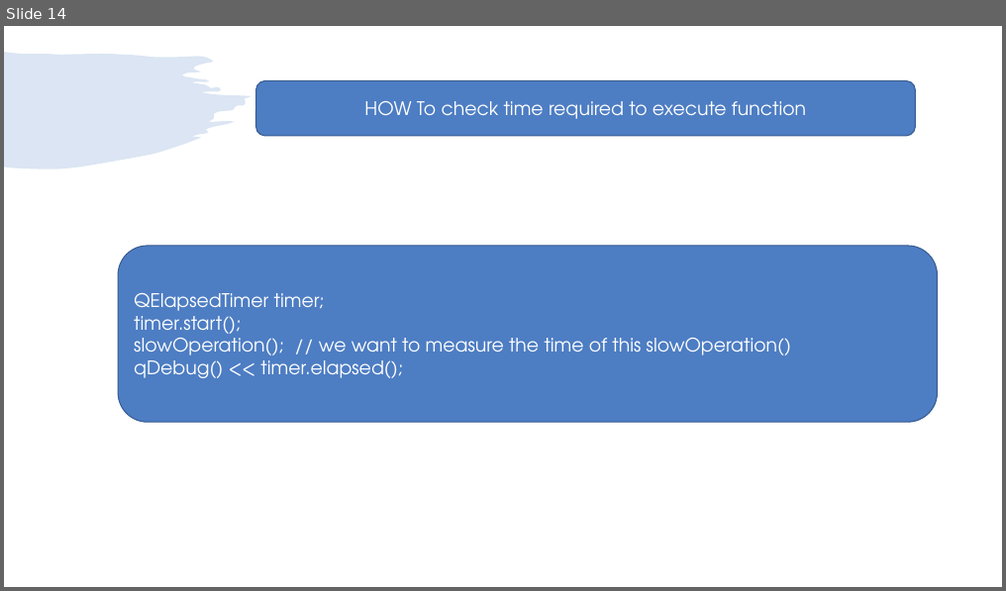
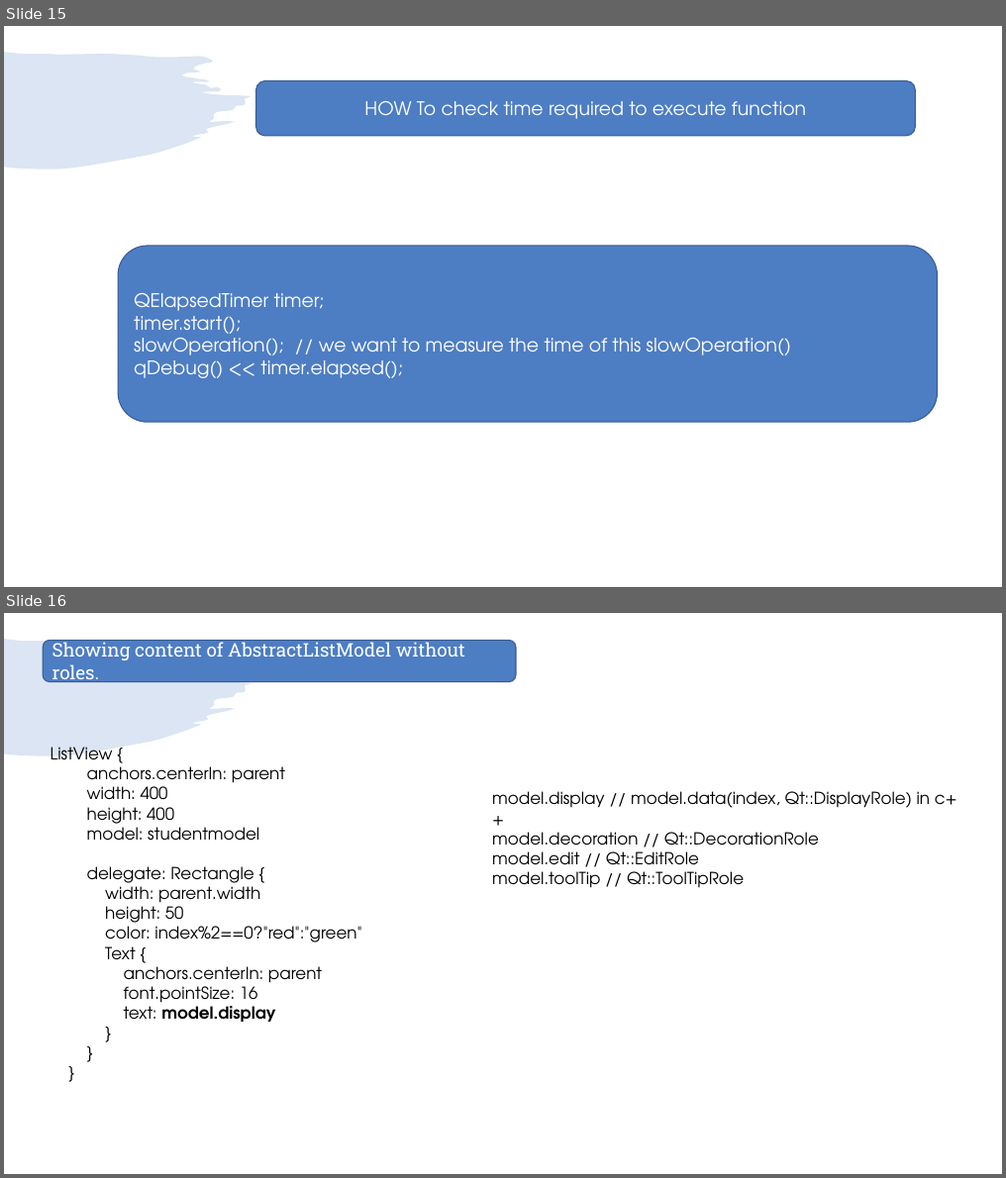
Before and after one commit to girishlande/QtProjects, a slide deck: learnings.pptx. Shown one above the other, each under a label of ours: slide 14 before the commit, slides 15 and 16 after it. The pictures are 1006x591 and 1006x1178 pixels, drawn with LibreOffice and Linux fonts; fonts in the diff are those of the drawing. Boxes give left, top, right and bottom in pixels: in the first picture for what was removed or moved away, otherwise in the second. Text is boxed around its words. In the diff, an @@ line names an element or a change of style, - is before the commit and + after.

```diff
--- a/learnings.pptx
+++ b/learnings.pptx
@@ slide 16 added at (x1=4, y1=613, x2=1002, y2=1174), background #FFFFFF; not listed: 1 template element that a slide beside it also shows @@
@@ rounded rectangle added at (x1=43, y1=640, x2=516, y2=682), fill #4D7DC3, outline #395C90 1 pt, 18 pt, text #FFFFFF @@
+Showing content of AbstractListModel without roles.
@@ text added at (x1=51, y1=747, x2=361, y2=1022), 16 pt, text #000000 @@
+ListView {
+anchors.centerIn: parent
+width: 400
+height: 400
+model: studentmodel
+delegate: Rectangle {
+width: parent.width
+height: 50
+color: index%2==0?"red":"green"
+Text {
+anchors.centerIn: parent
+font.pointSize: 16
+text: model.display
+}
+}
+}
@@ text added at (x1=492, y1=791, x2=957, y2=888), 16 pt, text #000000 @@
+model.display // model.data(index, Qt::DisplayRole) in c++
+model.decoration // Qt::DecorationRole
+model.edit // Qt::EditRole
+model.toolTip // Qt::ToolTipRole
@@ what was slide 14 is now slide 15 @@
```
Also in this commit, not shown: 10 slides changed, 15 other slides added.
